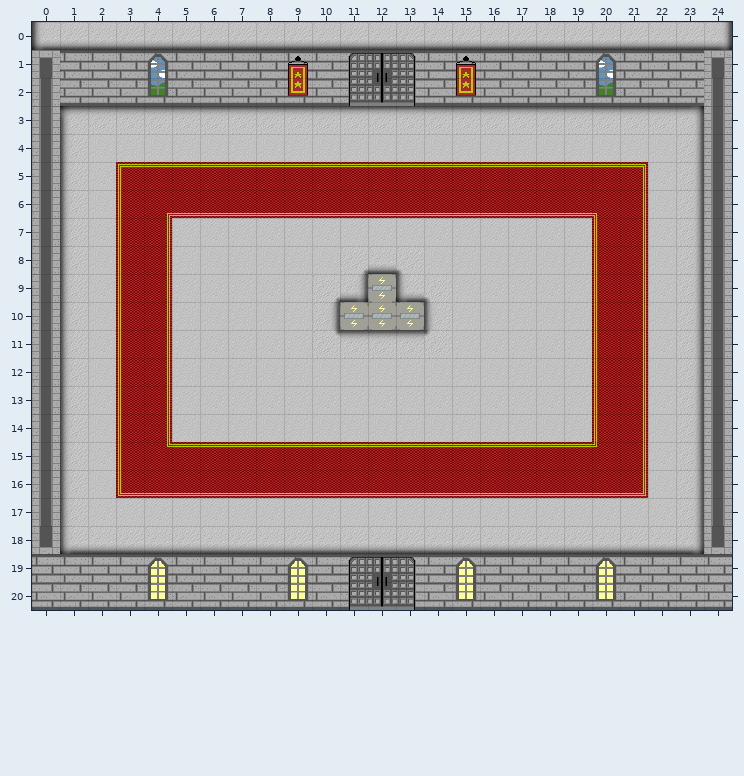
An edit to a level. Tiled map, tiles_map/BossRoom1.tmx. That is the earlier state.
Cells are 32x32 px. Shown: x 0..24, y 0..20.
Once edited:
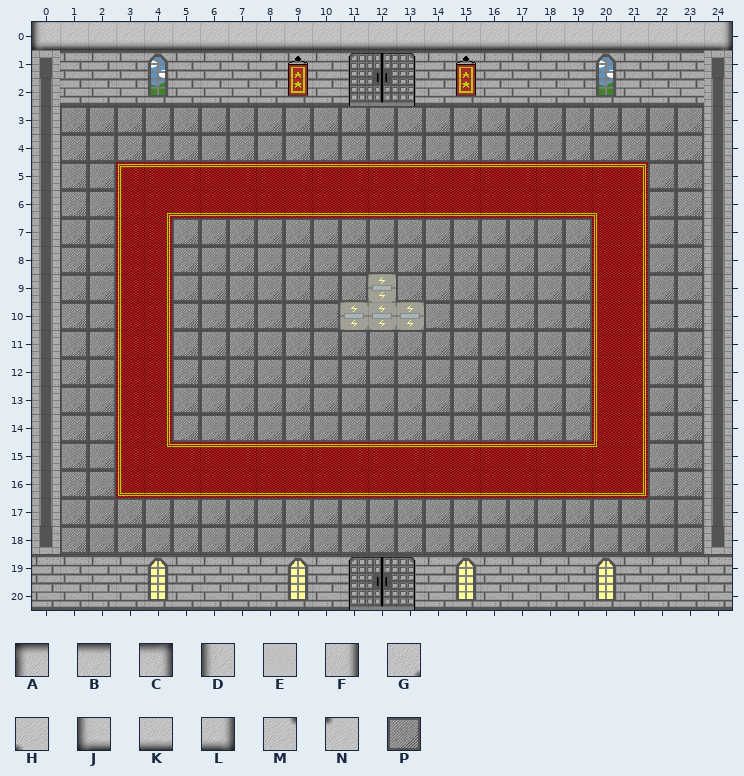
Key: from "Terrain_set": A 5, B 6, C 7, D 10, E 11, F 12, G 13, H 14, J 15, K 16, L 17, M 18, N 19; from "indoor_terrain_set": P 13.
_ is an empty cell.
Edits made:
Layer "Terrain_TL":
y 3: x 1..23 ABBBBBBBBBBBBBBBBBBBBBC -> PPPPPPPPPPPPPPPPPPPPPPP
y 4: x 1..23 DEEEEEEEEEEEEEEEEEEEEEF -> PPPPPPPPPPPPPPPPPPPPPPP
y 5..6: x 1..2 DE -> PP; x 22..23 EF -> PP
y 7: x 1..2 DE -> PP; x 5..19 EEEEEEEEEEEEEEE -> PPPPPPPPPPPPPPP; x 22..23 EF -> PP
y 8: x 1..2 DE -> PP; x 5..19 EEEEEEGKHEEEEEE -> PPPPPPPPPPPPPPP; x 22..23 EF -> PP
y 9: x 1..2 DE -> PP; x 5..11 EEEEEGL -> PPPPPPP; x 13..19 JHEEEEE -> PPPPPPP; x 22..23 EF -> PP
y 10: x 1..2 DE -> PP; x 5..10 EEEEEF -> PPPPPP; x 14..19 DEEEEE -> PPPPPP; x 22..23 EF -> PP
y 11: x 1..2 DE -> PP; x 5..19 EEEEEMBBBNEEEEE -> PPPPPPPPPPPPPPP; x 22..23 EF -> PP
y 12..14: x 1..2 DE -> PP; x 5..19 EEEEEEEEEEEEEEE -> PPPPPPPPPPPPPPP; x 22..23 EF -> PP
y 15..16: x 1..2 DE -> PP; x 22..23 EF -> PP
y 17: x 1..23 DEEEEEEEEEEEEEEEEEEEEEF -> PPPPPPPPPPPPPPPPPPPPPPP
y 18: x 1..23 JKKKKKKKKKKKKKKKKKKKKKL -> PPPPPPPPPPPPPPPPPPPPPPP
Where, in picture pixels (left, top, right, bottom), the same in both pictures:
changed: (60, 106, 704, 554)
